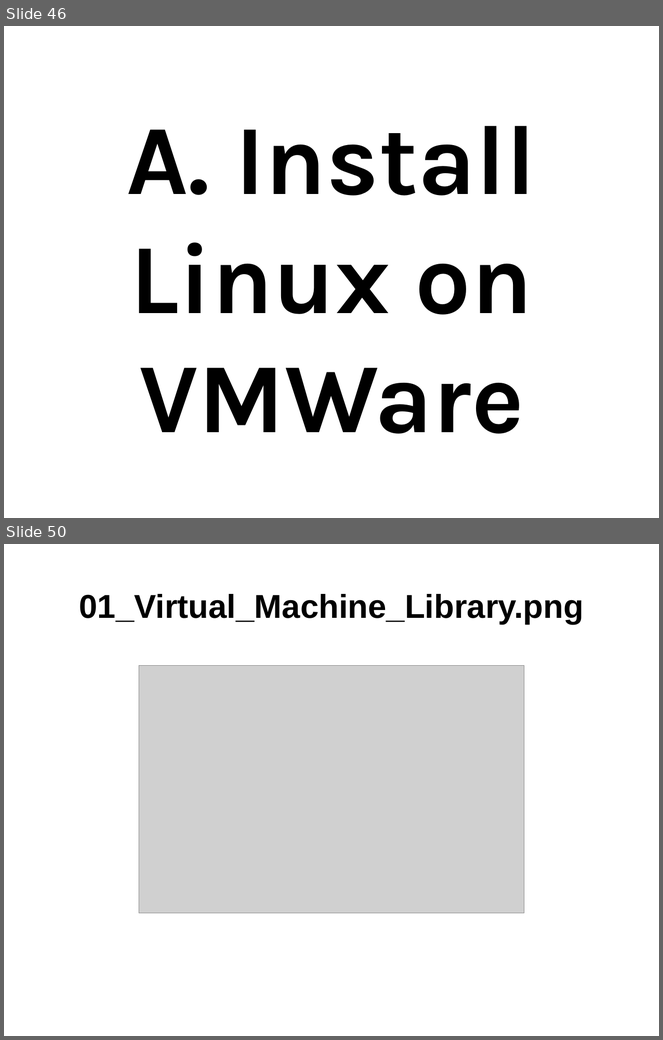
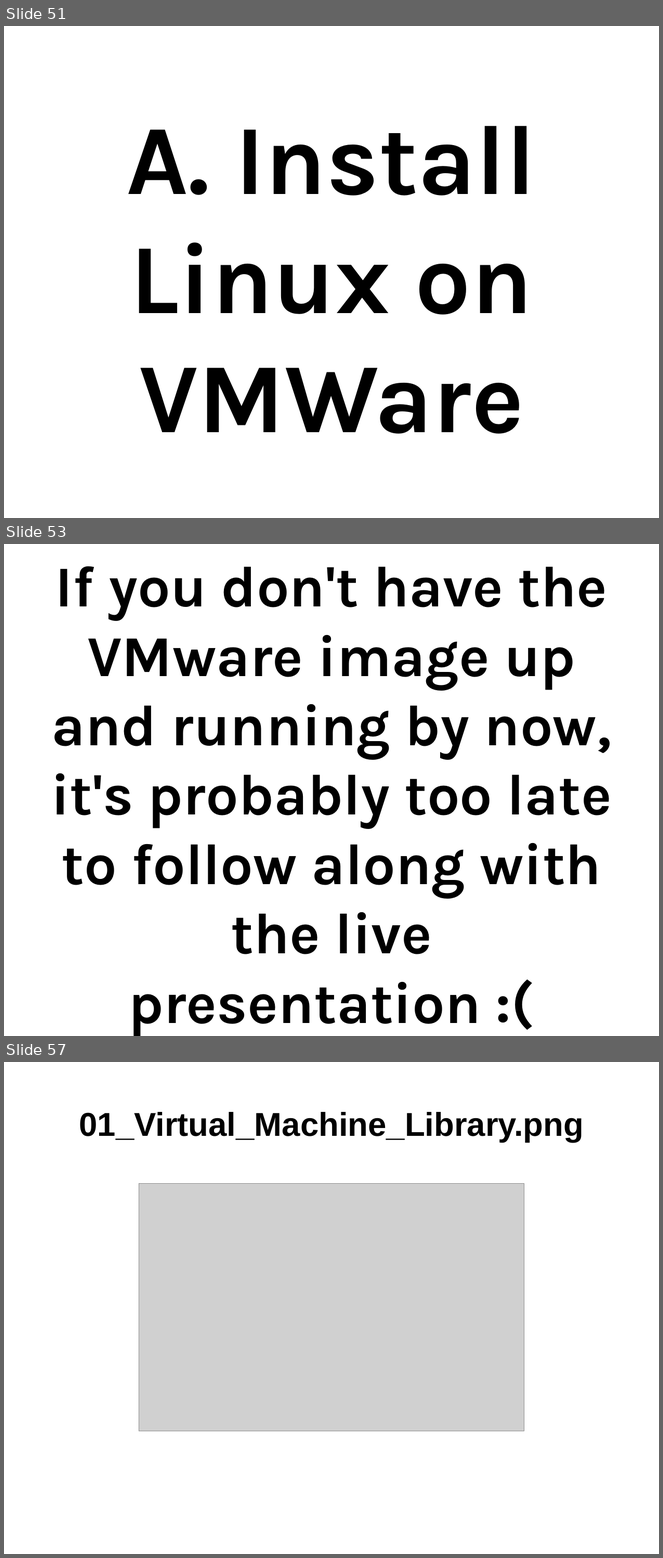
Before and after one commit to thewoolleyman/ci_for_the_rails_guy_or_gal, a slide deck: presentation/ci_for_the_web_2.0_guy_or_gal.odp. Shown one above the other, each under a label of ours: slides 46 and 50 before the commit, slides 51, 53 and 57 after it; the slides between them are not shown. The pictures are 663x1040 and 663x1558 pixels, drawn with LibreOffice and Linux fonts; fonts in the diff are those of the drawing; grey boxes stand for pictures. Boxes give left, top, right and bottom in pixels: in the first picture for what was removed or moved away, otherwise in the second. Text is boxed around its words. In the diff, an @@ line names an element or a change of style, - is before the commit and + after.

```diff
--- a/presentation/ci_for_the_web_2.0_guy_or_gal.odp
+++ b/presentation/ci_for_the_web_2.0_guy_or_gal.odp
@@ slide 53 added at (4,544,659,1036), background #FFFFFF @@
@@ title added at (51,566,612,1036), 70 pt, text #000000, bold @@
+If you don't have the VMware image up and running by now, it's probably too late to follow along with the live presentation :(
@@ what was slide 46 is now slide 51 @@
@@ what was slide 50 is now slide 57 @@
```
Also in this commit, not shown: 26 slides changed, 8 other slides added, 2 slides removed.
